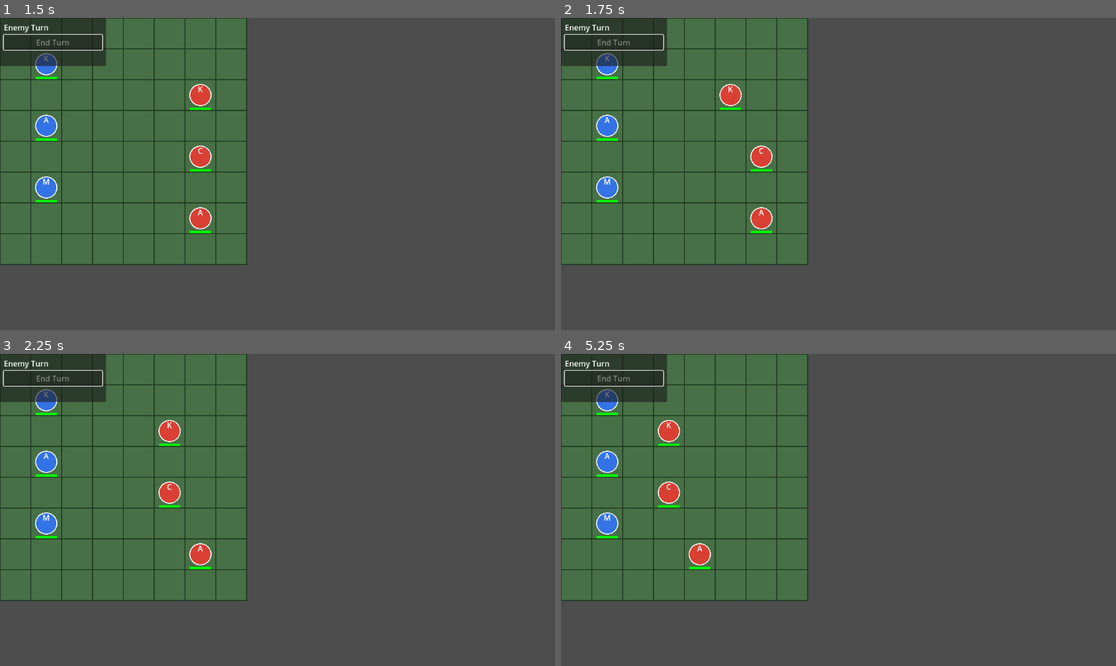
Above: before the commit, frames 1-4 (two rows, left to right).
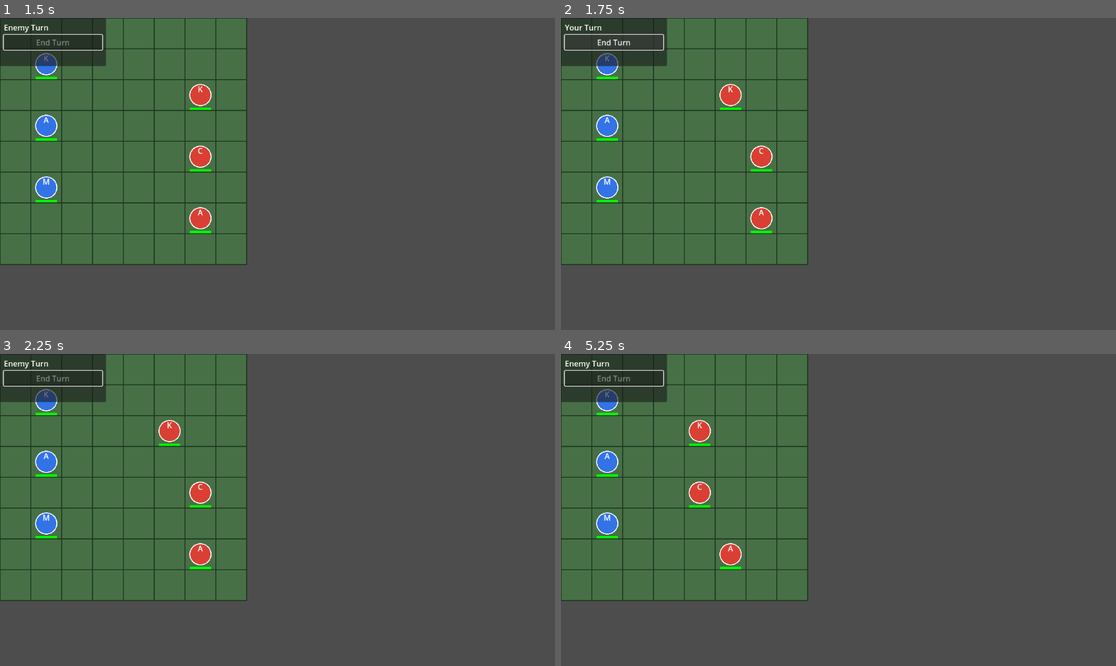
Above: after the commit, the same moments.

Repository: PatrikZhong/kgs-feh-like
Game: Godot game, scene res://scenes/overworld/Overworld.tscn
Two runs of this game, one before a commit and one after it. Both use one fixed random seed, a clock stepped at 60 frames per second and the inputs below.
Inputs (mouse positions are in pixels of both pictures, inside the frame that each line leads up to):
- Up to frame 1 (1.5 s): click (94, 161) at 0.52 s; click "End Turn" at 1.25 s
- Up to frame 2 (1.75 s): no input
- Up to frame 3 (2.25 s): click (55, 378) at 2 s, where only the run after the commit has a clickable "End Turn"
- Up to frame 4 (5.25 s): click "End Turn" at 2.75 s; tap Enter at 3.5, 5 s; move the mouse to (960, 494) at 3.52 s; click (960, 494) at 3.67 s; tap Space at 4.25 s; drag from (727, 525) to (810, 572) at 4.27 s; move the mouse to (894, 441) at 5.02 s; click (894, 441) at 5.17 s

Frame 1 is identical in both runs. In frame 2, 0.1% of the frame differs, in the area x 0-13%, y 2-9%; in frame 3, 0.5%; in frame 4, 1.6%, in the area x 17-33%, y 21-70%.

Commit message:
Enemy AI: one enemy acts per turn, cycling through them in order

Diff:
--- a/scripts/battle/EnemyAI.gd
+++ b/scripts/battle/EnemyAI.gd
@@ -3,21 +3,29 @@
 ## Parameters are untyped to avoid class-name resolution issues in autoloads.
 extends Node
 
-const ACTION_DELAY := 0.35  # seconds between enemy actions so the player can follow
+const ACTION_DELAY := 0.35  # seconds before the enemy acts so the player can follow
+
+## Cycles through enemies one per player turn.
+var _next_idx: int = 0
 
 func execute_turn() -> void:
 	var map = TurnManager.battle_map
-	if not map:
+	if not map or map.enemy_units.is_empty():
 		TurnManager.end_enemy_turn()
 		return
 
-	# Snapshot list so removals during iteration don't skip units
-	var enemies: Array = map.enemy_units.duplicate()
+	var enemies: Array = map.enemy_units
 
-	for enemy in enemies:
-		if not is_instance_valid(enemy):
-			continue
-		await get_tree().create_timer(ACTION_DELAY).timeout
+	# Clamp index in case enemies have died since last turn
+	if _next_idx >= enemies.size():
+		_next_idx = 0
+
+	var enemy = enemies[_next_idx]
+	_next_idx = (_next_idx + 1) % enemies.size()
+
+	await get_tree().create_timer(ACTION_DELAY).timeout
+
+	if is_instance_valid(enemy):
 		_act(enemy, map)
 
 	TurnManager.end_enemy_turn()
